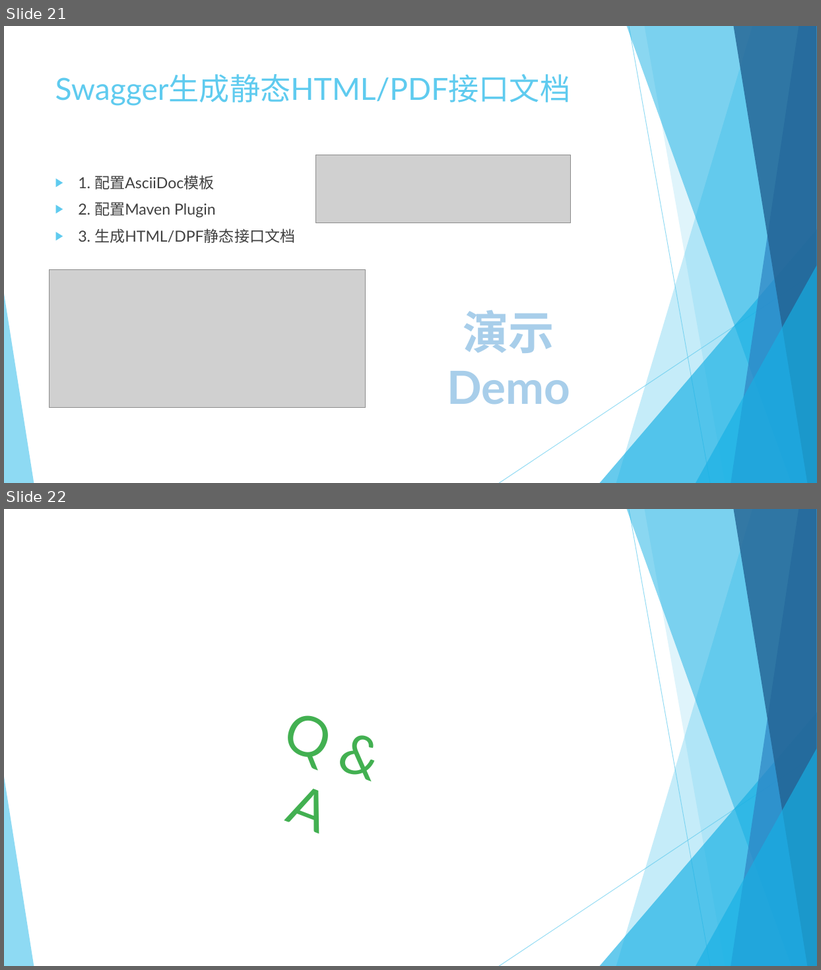
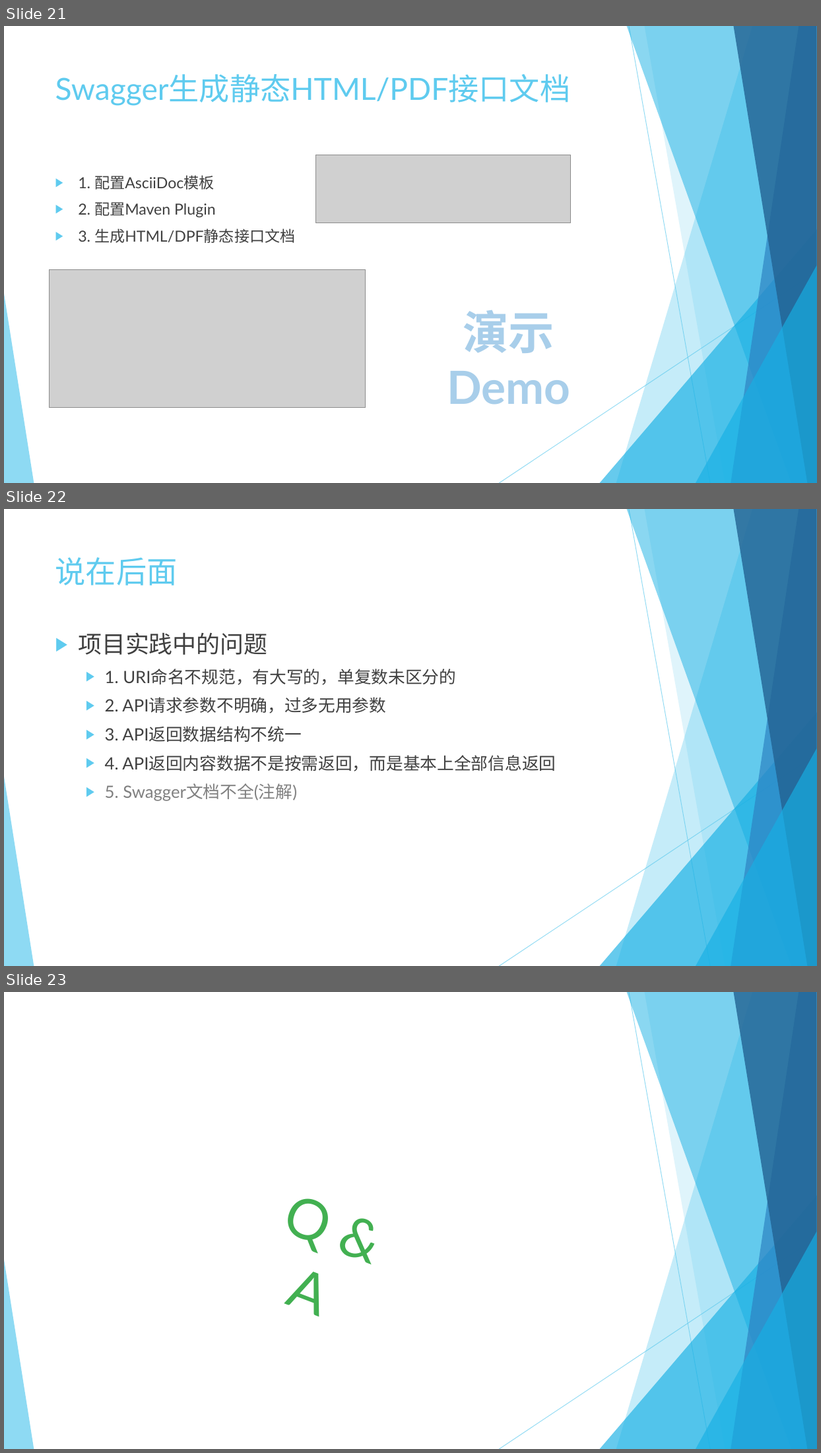
Before and after one commit to Crab2died/micro-boot, a slide deck: rest-api/RESTful.pptx. Shown one above the other, each under a label of ours: slides 21 and 22 before the commit, slides 21, 22 and 23 after it. The pictures are 821x970 and 821x1453 pixels, drawn with LibreOffice and Linux fonts; fonts in the diff are those of the drawing; grey boxes stand for pictures. Boxes give left, top, right and bottom in pixels: in the first picture for what was removed or moved away, otherwise in the second. Text is boxed around its words. In the diff, an @@ line names an element or a change of style, - is before the commit and + after.

Commit message:
restful ppt

```diff
--- a/rest-api/RESTful.pptx
+++ b/rest-api/RESTful.pptx
@@ slide 22 added at <box>4,509,817,966</box>, background #FFFFFF; not listed: 10 template elements that a slide beside it also shows @@
@@ title added at <box>55,557,178,586</box>, 36 pt, text #5FCBEF @@
+说在后面
@@ text added at <box>78,632,556,801</box>, 20 pt, text #404040 @@
+▶ 项目实践中的问题
+  ▶ 1. URI命名不规范，有大写的，单复数未区分的
+  ▶ 2. API请求参数不明确，过多无用参数
+  ▶ 3. API返回数据结构不统一
+  ▶ 4. API返回内容数据不是按需返回，而是基本上全部信息返回
+  ▶ 5. Swagger文档不全(注解)
@@ what was slide 22 is now slide 23 @@
```
